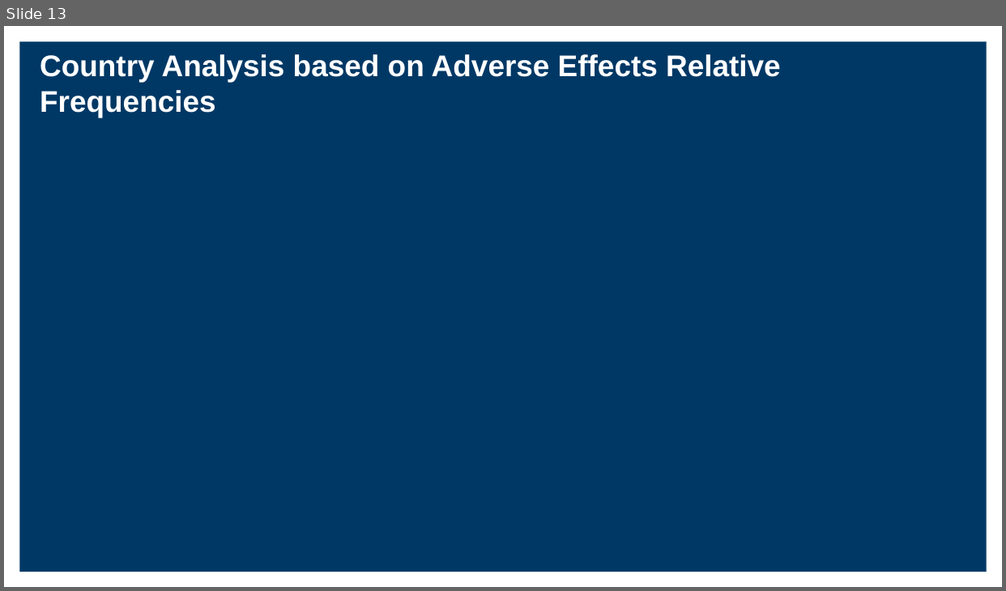
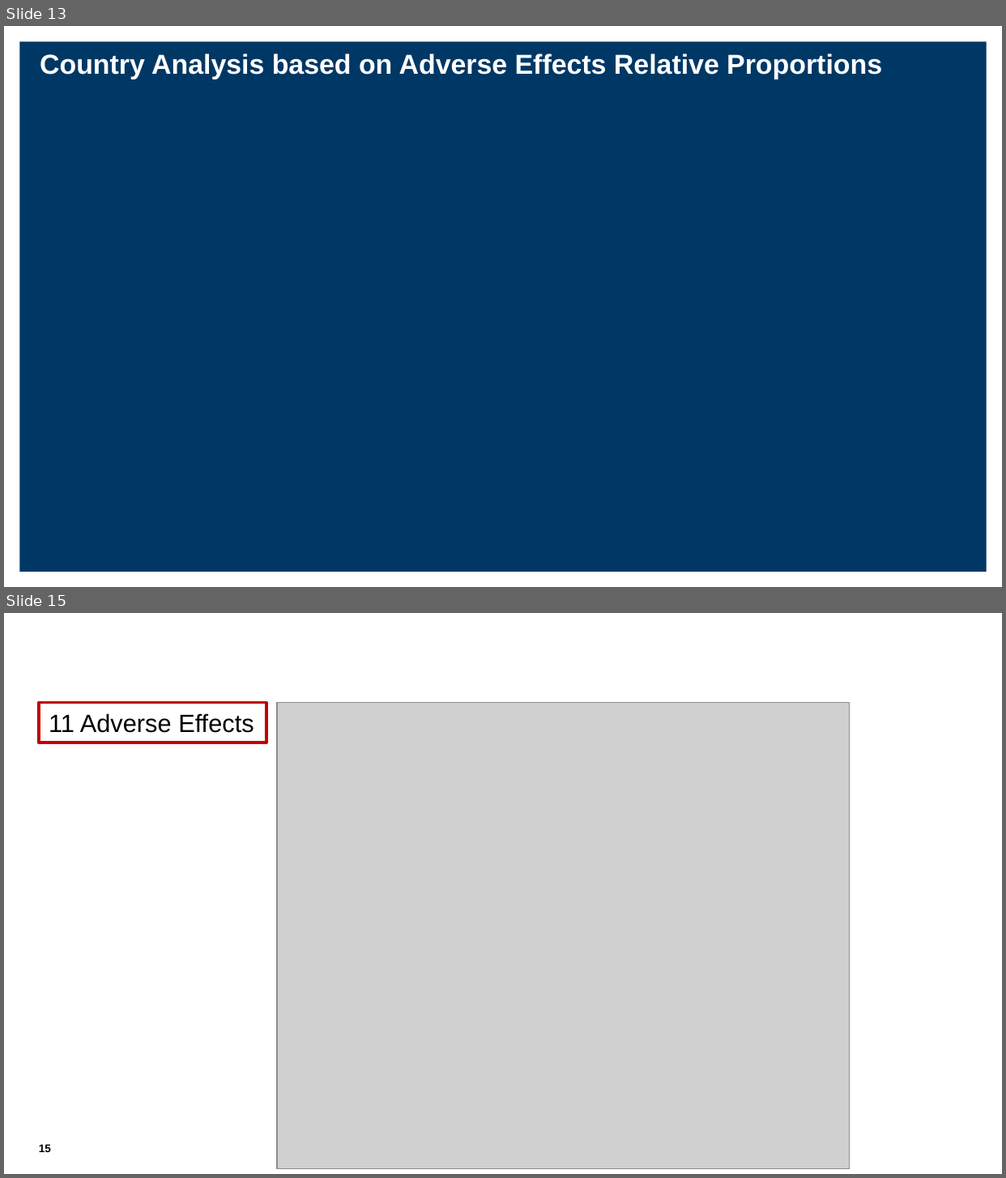
Before and after one commit to SalazarDomingo/FDA-Drug-Adverse-Effects-Analysis, a slide deck: FDA_DrugAdverseEffectsAnalysis.pptx. Shown one above the other, each under a label of ours: slide 13 before the commit, slides 13 and 15 after it; the slides between them are not shown. The pictures are 1006x591 and 1006x1178 pixels, drawn with LibreOffice and Linux fonts; fonts in the diff are those of the drawing; grey boxes stand for pictures. Boxes give left, top, right and bottom in pixels: in the first picture for what was removed or moved away, otherwise in the second. Text is boxed around its words. In the diff, an @@ line names an element or a change of style, - is before the commit and + after.

```diff
--- a/FDA_DrugAdverseEffectsAnalysis.pptx
+++ b/FDA_DrugAdverseEffectsAnalysis.pptx
@@ slide 15 added at <box>4,613,1002,1174</box>, background #FFFFFF @@
@@ rectangle added at <box>39,703,266,743</box>, outline #C00000 2 pt, 18 pt, text #000000 @@
+11 Adverse Effects
@@ picture added at <box>278,703,850,1169</box> @@
@@ page number added at <box>39,1144,51,1152</box>, 8 pt, text #000000, bold @@
+15
@@ slide 13 changed as well @@
@@ title at <box>40,54,882,79</box>: text changed; size 21.6 to 19.8 pt @@
-Country Analysis based on Adverse Effects Relative Frequencies
+Country Analysis based on Adverse Effects Relative Proportions
```
Also in this commit, not shown: 14 other slides changed, 15 other slides added, 13 slides removed.
